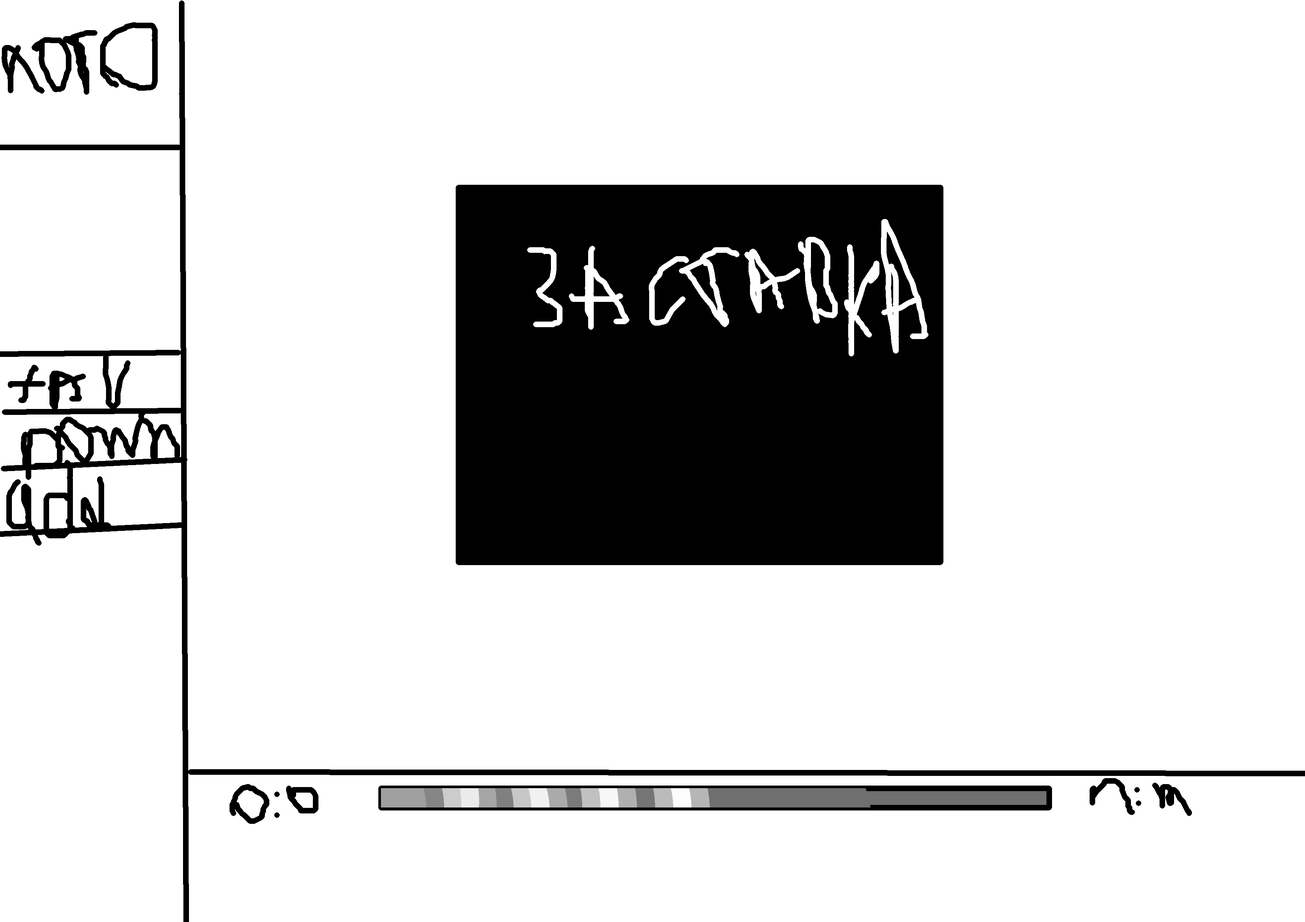
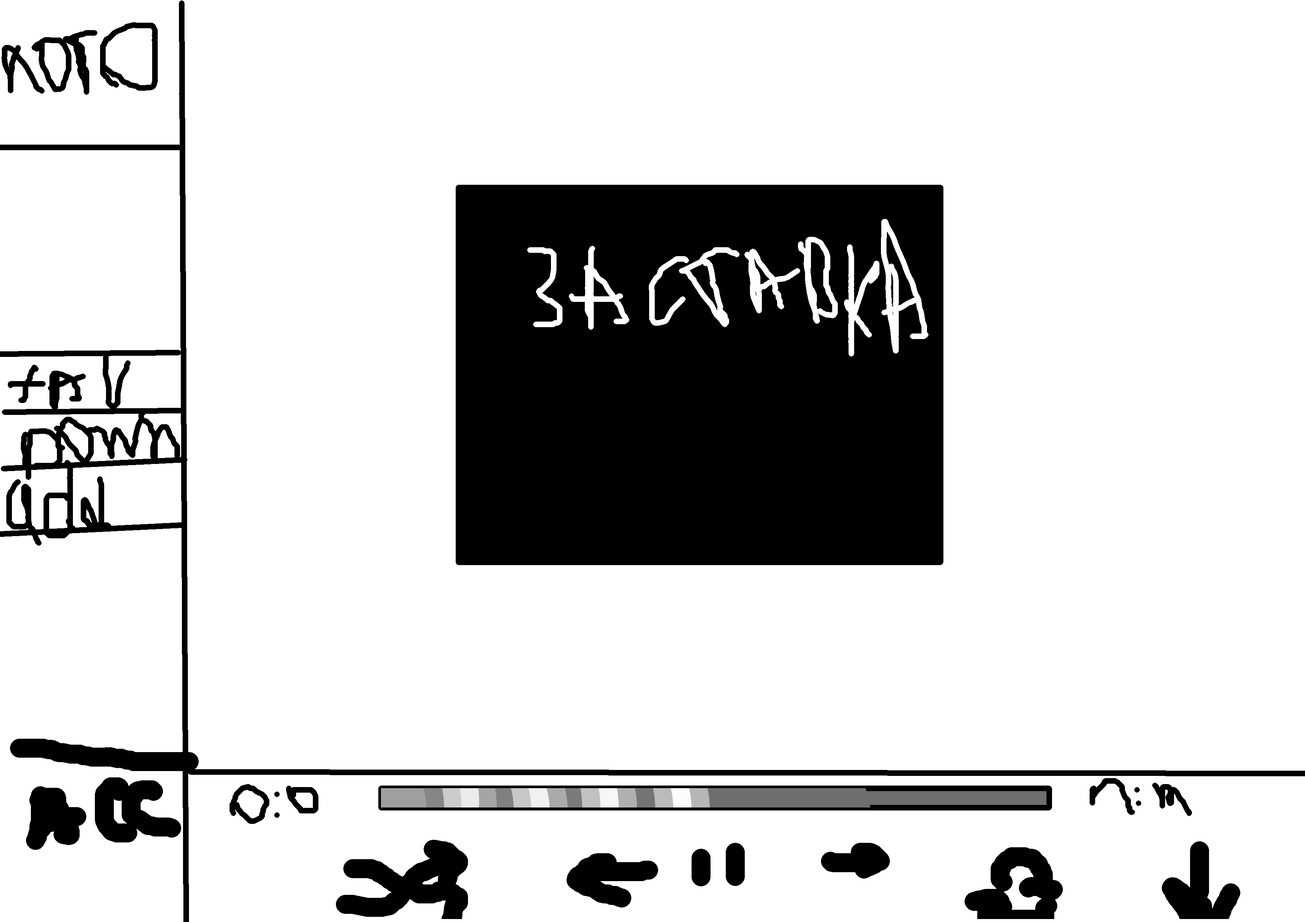
Layers edited between the first and the second 1305x922 image:
painted on "Background" over [10, 738, 1240, 920]
